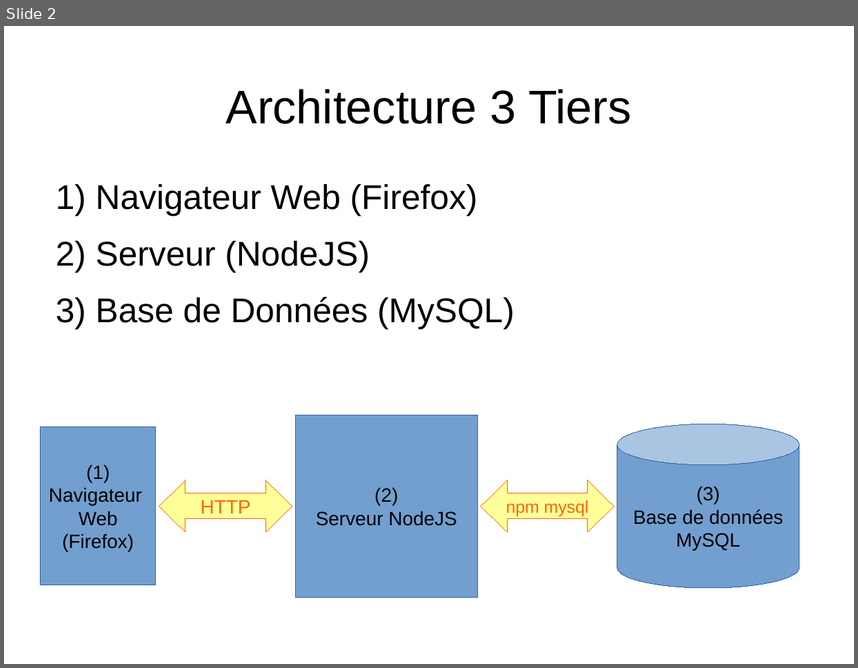
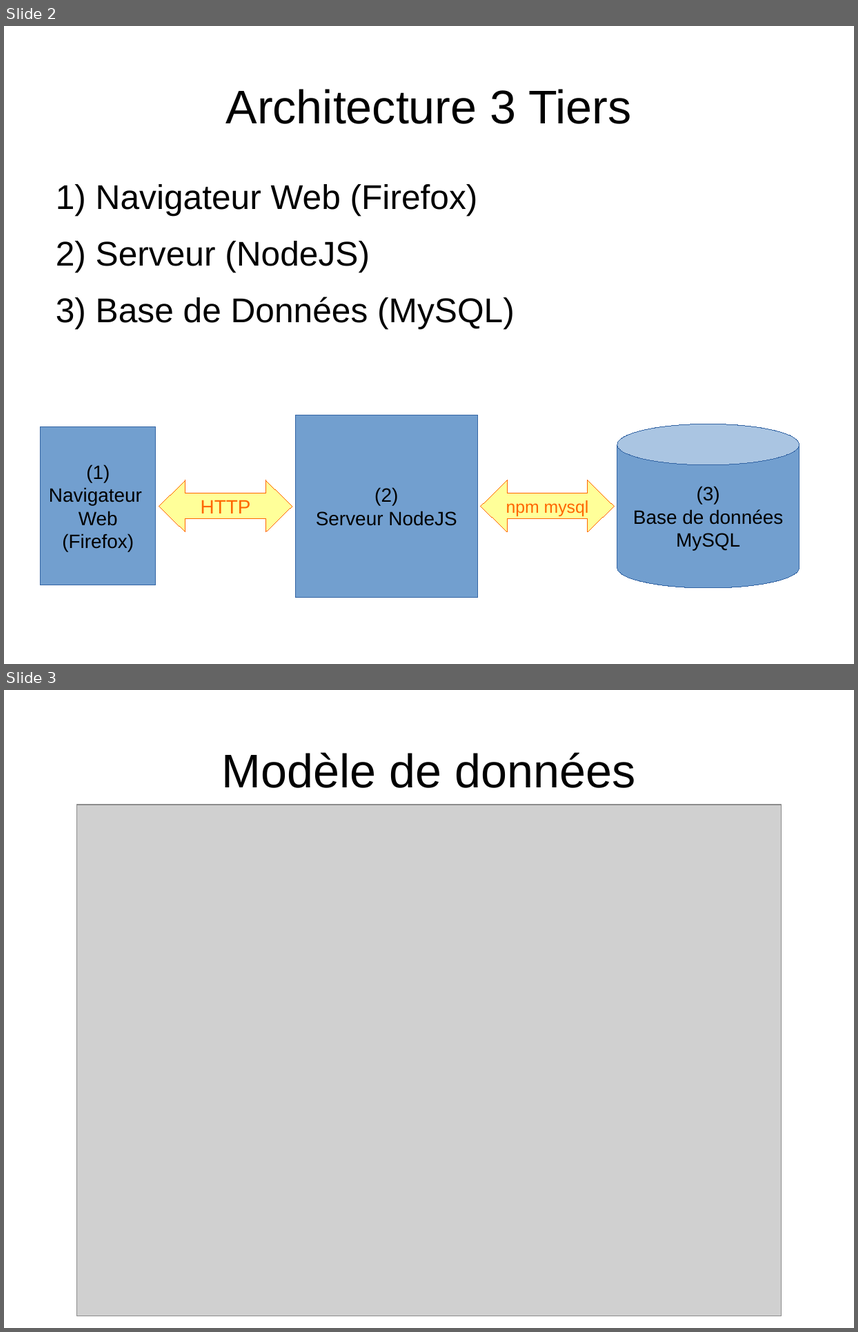
Before and after one commit to blackwarriorxtn/bcdlibre, a slide deck: doc/arch/Architecture.odp. Shown one above the other, each under a label of ours: slide 2 before the commit, slides 2 and 3 after it. The pictures are 858x668 and 858x1332 pixels, drawn with LibreOffice and Linux fonts; fonts in the diff are those of the drawing; grey boxes stand for pictures. Boxes give left, top, right and bottom in pixels: in the first picture for what was removed or moved away, otherwise in the second. Text is boxed around its words. In the diff, an @@ line names an element or a change of style, - is before the commit and + after.

```diff
--- a/doc/arch/Architecture.odp
+++ b/doc/arch/Architecture.odp
@@ slide 3 added at <box>4,690,854,1328</box>, background #FFFFFF @@
@@ title added at <box>222,752,635,788</box>, 44 pt, text #000000 @@
+Modèle de données
@@ picture added at <box>76,805,781,1317</box> @@
```
Also in this commit, not shown: 4 other files.
